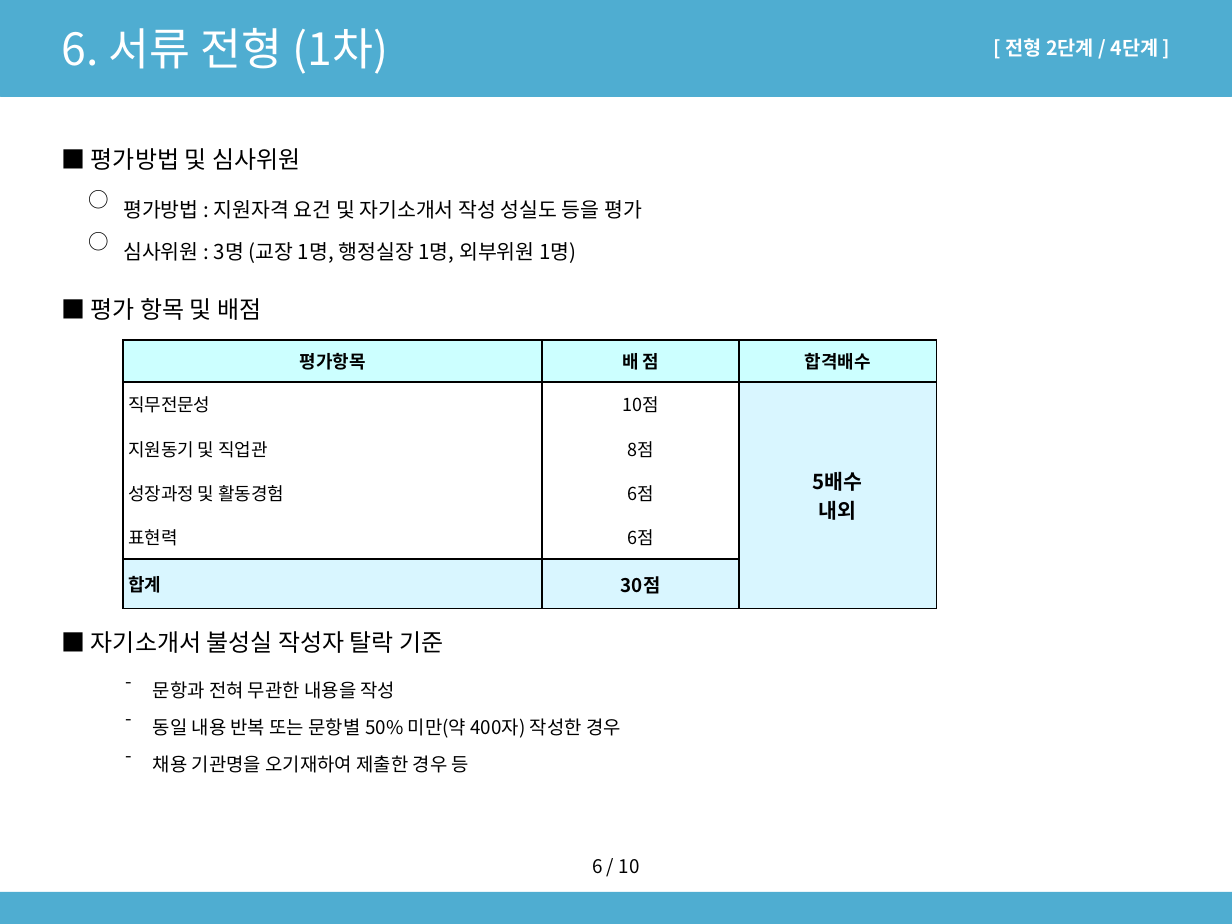
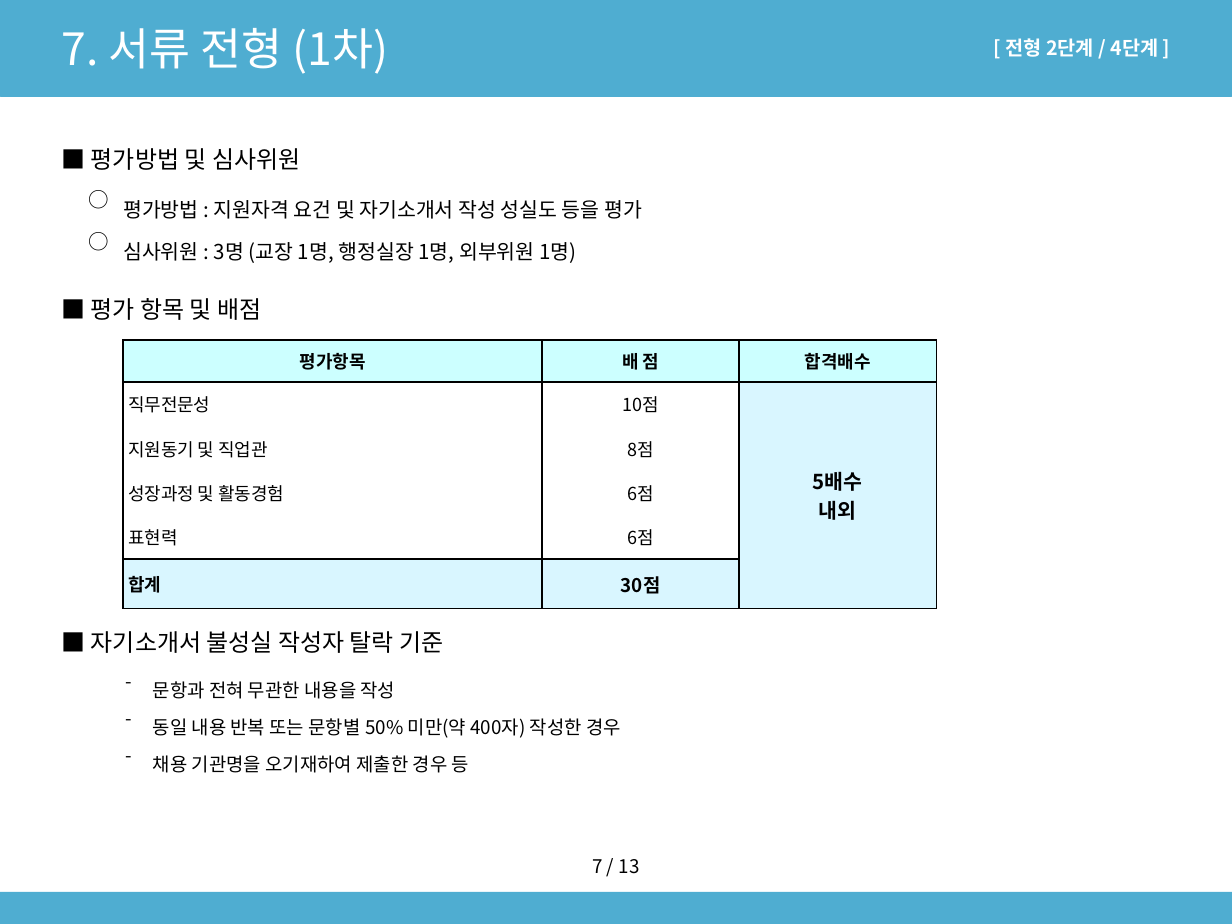
Before and after one commit to sogood459-max/miracle-guy, a slide deck: slide 9 of docs/2027년_사무직원_채용계획안.pptx (slide 8 before the commit). Drawn at 1232x924 pixels with LibreOffice and Linux fonts; fonts in the diff are those of the drawing. Boxes give left, top, right and bottom in pixels: in the first picture for what was removed or moved away, otherwise in the second. Text is boxed around its words. In the diff, an @@ line names an element or a change of style, - is before the commit and + after.

```diff
--- a/docs/2027년_사무직원_채용계획안.pptx
+++ b/docs/2027년_사무직원_채용계획안.pptx
@@ text at <box>62,28,389,74</box>: text changed @@
-6. 서류 전형 (1차)
+7. 서류 전형 (1차)
@@ text at <box>592,859,640,874</box>: text changed @@
-6 / 10
+7 / 13
```
Also in this commit, not shown: 10 other slides changed, 3 slides added, 1 other file.
